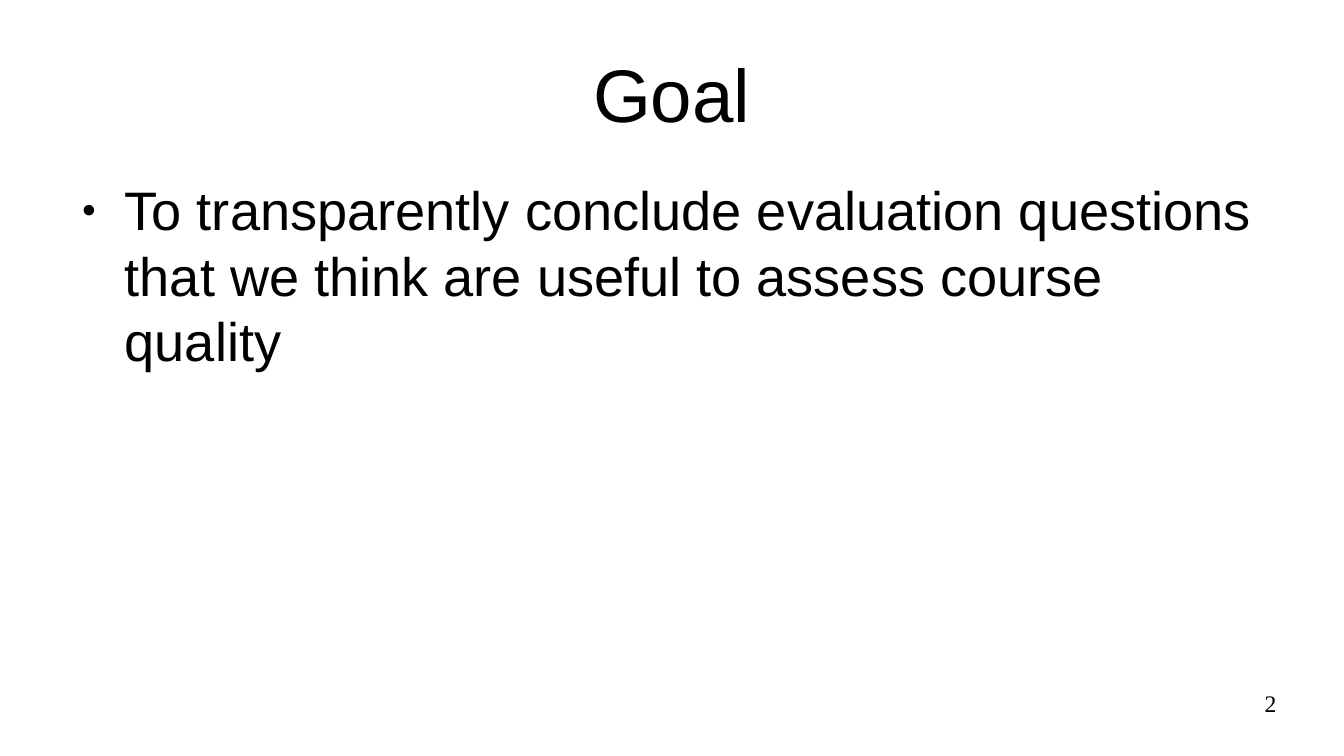
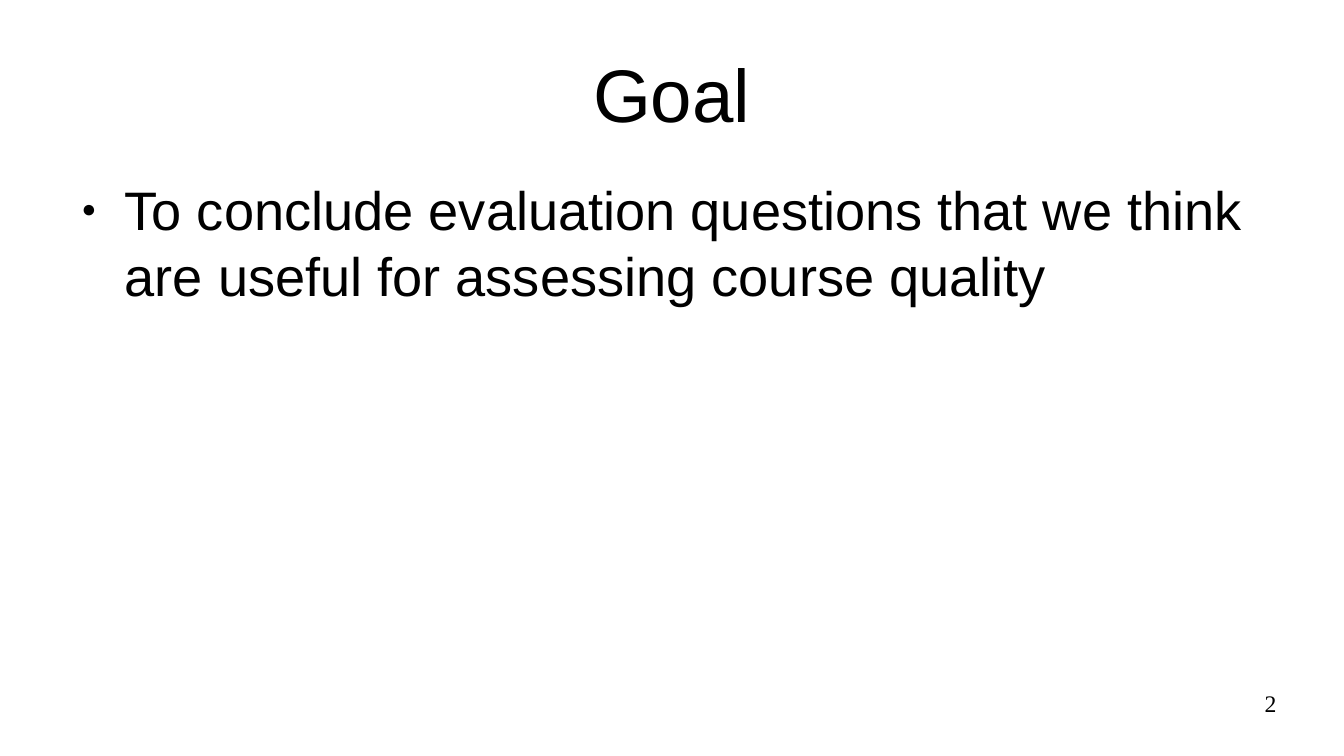
Before and after one commit to NBISweden/elixir_evaluation_evaluation, a slide deck: slide 2 of docs/presentations/step_1.odp. Drawn at 1344x756 pixels with LibreOffice and Linux fonts; fonts in the diff are those of the drawing. Boxes give left, top, right and bottom in pixels: in the first picture for what was removed or moved away, otherwise in the second. Text is boxed around its words. In the diff, an @@ line names an element or a change of style, - is before the commit and + after.

```diff
--- a/docs/presentations/step_1.odp
+++ b/docs/presentations/step_1.odp
@@ text at bbox=[125, 190, 1241, 305]: text changed @@
-● To transparently conclude evaluation questions that we think are useful to assess course quality
+● To conclude evaluation questions that we think are useful for assessing course quality
```
Also in this commit, not shown: 3 other slides changed, 1 slide added, 3 other files.
